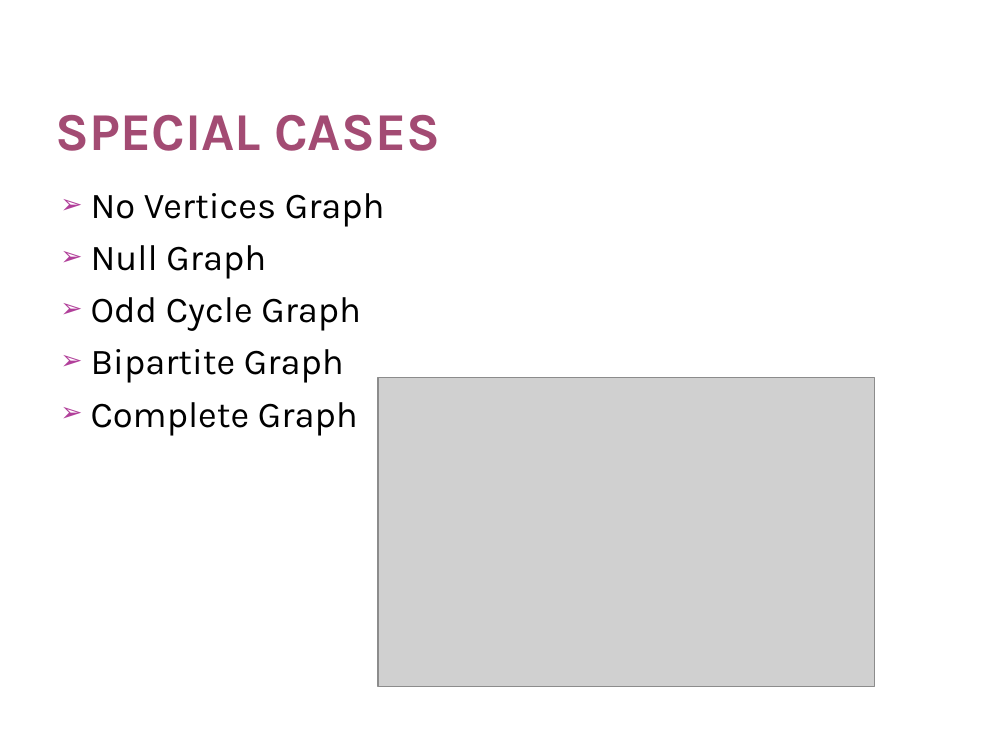
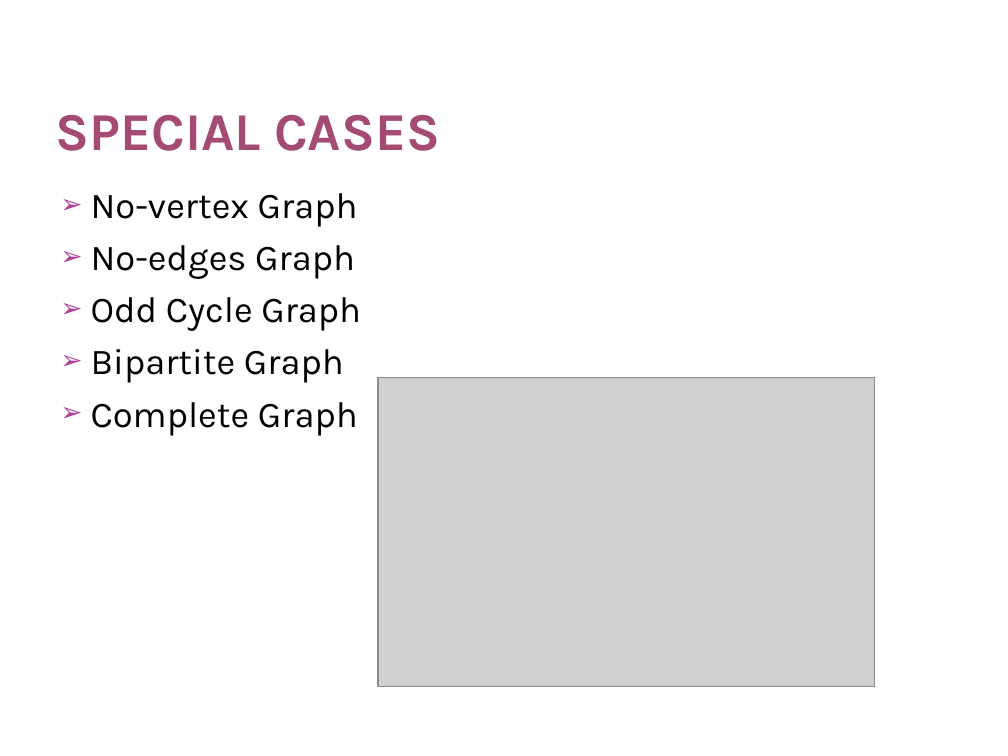
Before and after one commit to diagnoza/develop-, a slide deck: slide 10 of Project1-1/Phase3/Presentation-Phase3.pptx. Drawn at 1008x756 pixels with LibreOffice and Linux fonts; fonts in the diff are those of the drawing; grey boxes stand for pictures; background and template pictures are left out. Boxes give left, top, right and bottom in pixels: in the first picture for what was removed or moved away, otherwise in the second. Text is boxed around its words. In the diff, an @@ line names an element or a change of style, - is before the commit and + after.

```diff
--- a/Project1-1/Phase3/Presentation-Phase3.pptx
+++ b/Project1-1/Phase3/Presentation-Phase3.pptx
@@ text at bbox=[91, 193, 358, 279]: text changed @@
-➢ No Vertices Graph
-➢ Null Graph
+➢ No-vertex Graph
+➢ No-edges Graph
```
Also in this commit, not shown: 5 other slides changed.
